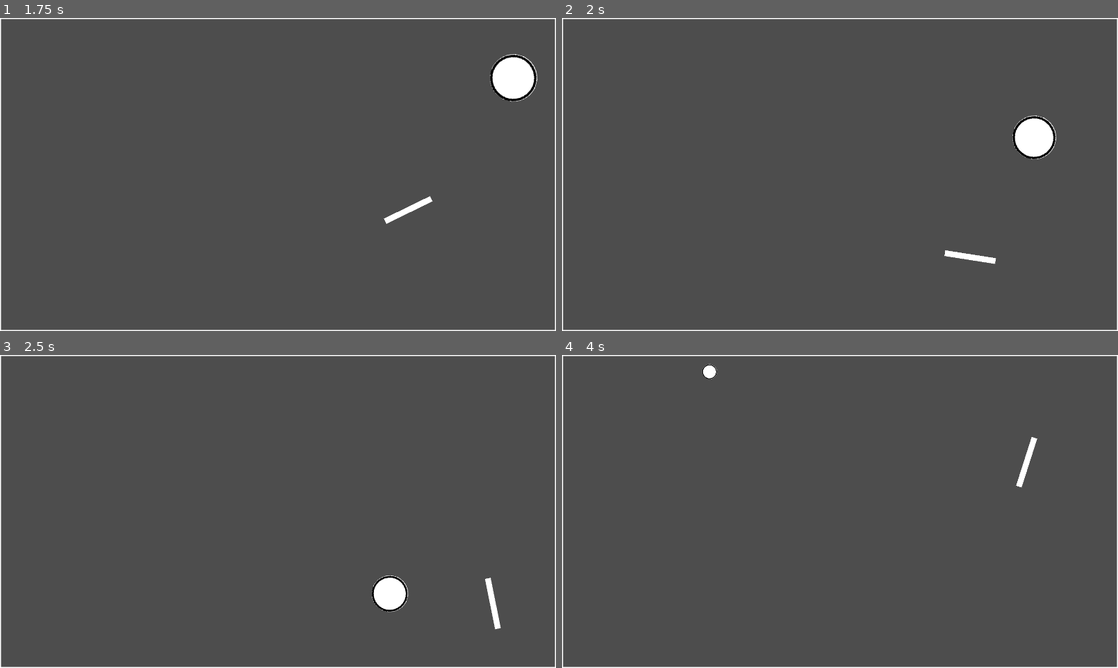
Above: before the commit, frames 1-4 (two rows, left to right).
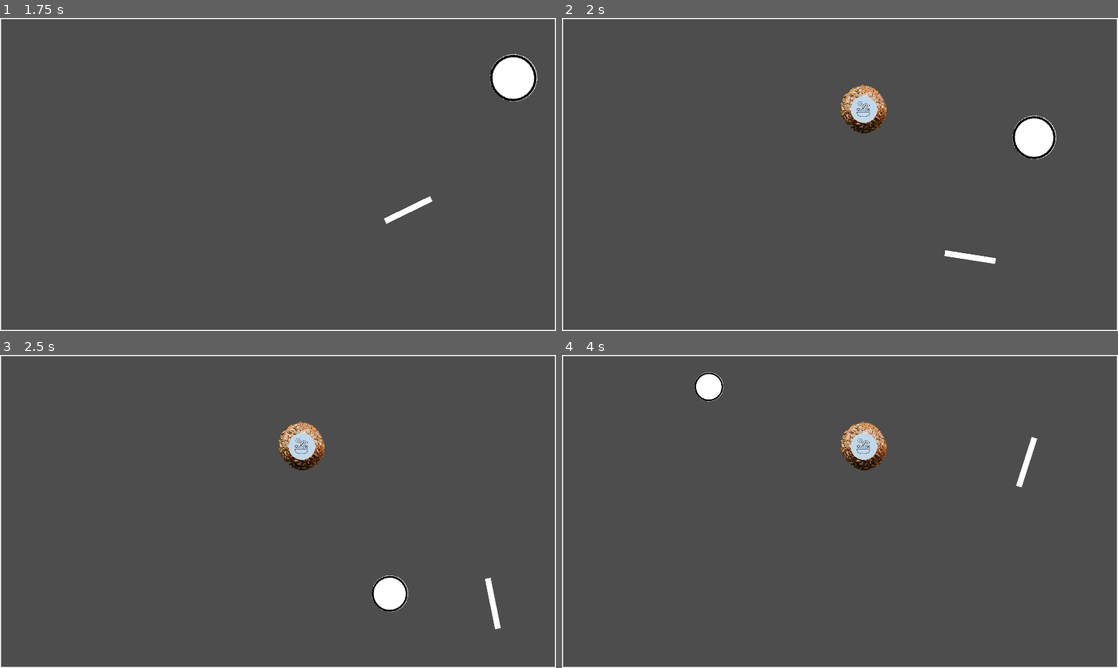
Above: after the commit, the same moments.

Repository: water221c/chick-pong
Game: Godot game, scene res://main.tscn
Two runs of this game, one before a commit and one after it. Both use one fixed random seed, a clock stepped at 60 frames per second and the inputs below.
Inputs:
- Up to frame 1 (1.75 s): hold D (right) 0.53-1.28 s; hold S (down) from 1.28 s (still down)
- Up to frame 2 (2 s): keep holding S (down)
- Up to frame 3 (2.5 s): release S (down) at 2.03 s; hold D (right) from 2.03 s (still down)
- Up to frame 4 (4 s): release D (right) at 2.78 s; hold W (up) 2.78-3.53 s; hold A (left) from 3.53 s (still down)

Frame 1 is identical in both runs. In frame 2, 1.0% of the frame differs, in the area x 50-59%, y 21-37%; in frame 3, 1.0%; in frame 4, 1.4%, in the area x 23-59%, y 2-37%.

Commit message:
added food and random food generation

Diff:
--- a/chick.gd
+++ b/chick.gd
@@ -16,3 +16,5 @@
 		if collision.get_collider().has_method("hit"):
 			collision.get_collider().hit()
 	mult -= 0.5 * delta
+	if (mult < 1):
+		mult = 1
--- a/chick.tscn
+++ b/chick.tscn
@@ -19,6 +19,8 @@
 
 [node name="Chick" type="CharacterBody2D"]
 position = Vector2(402, 277)
+collision_layer = 3
+collision_mask = 3
 script = ExtResource("1_7isx2")
 metadata/_edit_group_ = true
 
--- /dev/null
+++ b/food.tscn
@@ -0,0 +1,18 @@
+[gd_scene load_steps=3 format=3 uid="uid://c6fanspanwbg8"]
+
+[ext_resource type="Texture2D" uid="uid://562ax47tji6u" path="res://food-sensitivity-alergy-central-image.png" id="1_cs5hi"]
+
+[sub_resource type="CircleShape2D" id="CircleShape2D_s6kiy"]
+radius = 20.0
+
+[node name="food" type="Area2D"]
+position = Vector2(268, 283)
+metadata/_edit_group_ = true
+
+[node name="CollisionShape2D" type="CollisionShape2D" parent="."]
+shape = SubResource("CircleShape2D_s6kiy")
+
+[node name="Sprite2D" type="Sprite2D" parent="."]
+position = Vector2(-2.83122e-06, 2.83122e-06)
+scale = Vector2(0.104308, 0.104308)
+texture = ExtResource("1_cs5hi")
--- a/main.gd
+++ b/main.gd
@@ -1,11 +1,25 @@
 extends Node2D
 
-
+var food = preload("res://food.tscn")
 # Called when the node enters the scene tree for the first time.
 func _ready():
 	$Chick.start()
+	$Timer.wait_time = randf_range(1, 2.5)
+	$Timer.start()
 
 
 # Called every frame. 'delta' is the elapsed time since the previous frame.
 func _process(delta):
-	pass
+	if Input.is_action_just_pressed("escape"):
+		get_tree().quit()
+
+
+
+func _on_timer_timeout() -> void:
+	var f = food.instantiate()
+	f.position = Vector2(randf_range(300, 1620), randf_range(300, 780))
+	var i = randf_range(0.2, 10)
+	f.scale = Vector2(i, i)
+	add_child(f)
+	$Timer.wait_time = randf_range(2, 4)
+	$Timer.start()
--- a/main.tscn
+++ b/main.tscn
@@ -8,6 +8,9 @@
 
 [node name="main" type="Node2D"]
 script = ExtResource("1_l2lvg")
+
+[node name="Timer" type="Timer" parent="."]
+one_shot = true
 
 [node name="Chick" parent="." instance=ExtResource("2_b1q54")]
 position = Vector2(930, 515)
@@ -31,3 +34,5 @@
 [node name="SpinnyPlayer" parent="." instance=ExtResource("5_peuau")]
 position = Vector2(922, 370)
 scale = Vector2(0.75, 1)
+
+[connection signal="timeout" from="Timer" to="." method="_on_timer_timeout"]
--- a/project.godot
+++ b/project.godot
@@ -54,6 +54,11 @@
 "events": [Object(InputEventKey,"resource_local_to_scene":false,"resource_name":"","device":-1,"window_id":0,"alt_press …(195 unchanged characters)…
 ]
 }
+escape={
+"deadzone": 0.5,
+"events": [Object(InputEventKey,"resource_local_to_scene":false,"resource_name":"","device":-1,"window_id":0,"alt_pressed":false,"shift_pressed":false,"ctrl_pressed":false,"meta_pressed":false,"pressed":false,"keycode":0,"physical_keycode":4194305,"key_label":0,"unicode":0,"location":0,"echo":false,"script":null)
+]
+}
 
 [rendering]
 
--- a/spinny_player.tscn
+++ b/spinny_player.tscn
@@ -9,6 +9,8 @@
 position = Vector2(956, 462)
 rotation = 1.5708
 scale = Vector2(1.5, 2)
+collision_layer = 2
+collision_mask = 2
 script = ExtResource("1_wfa1a")
 metadata/_edit_group_ = true
 
Binary file added: food-sensitivity-alergy-central-image.png
Not shown, added: food-sensitivity-alergy-central-image.png.import
